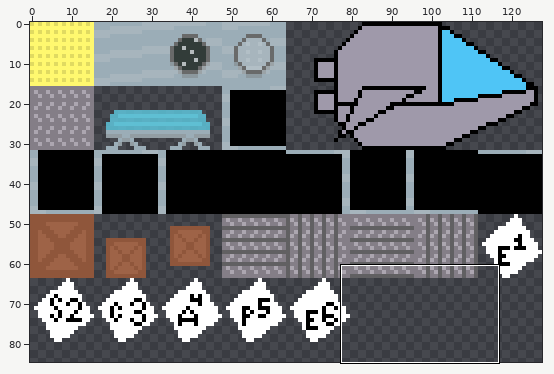
Two versions of one sprite sheet, assets/sprites/CC_shipSheet_001.png. Above, an overview of the earlier version with the close-up marked.
Close-up. Before:
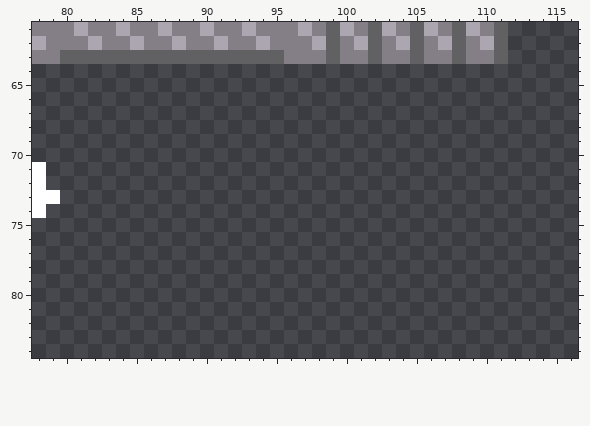
The file is 512x512 pixels, drawn in blocks of 4x4; one block is one cell here. Shown: x 78..116, y 61..84. The wide view leaves out empty margins.
After:
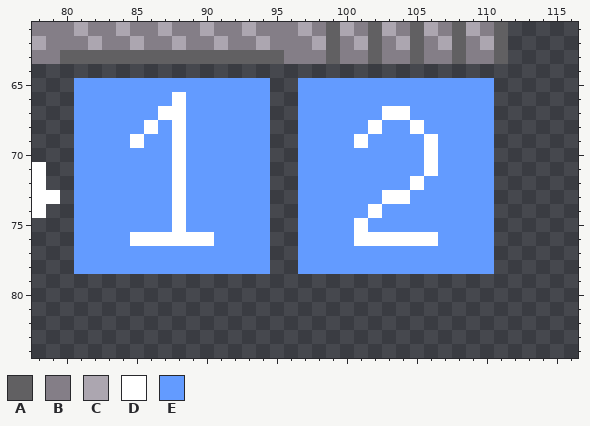
Palette (. is transparent): A #616062  B #847e87  C #aca6b0  D #ffffff  E #639bff
The edit:
Changed rows in their new state; - is an unchanged pixel.
first column x 81:
65 EEEEEEEEEEEEEE--EEEEEEEEEEEEEE
66 EEEEEEEDEEEEEE--EEEEEEEEEEEEEE
67 EEEEEEDDEEEEEE--EEEEEEDDEEEEEE
68 EEEEEDEDEEEEEE--EEEEEDEEDEEEEE
69 EEEEDEEDEEEEEE--EEEEDEEEEDEEEE
70 EEEEEEEDEEEEEE--EEEEEEEEEDEEEE
71 EEEEEEEDEEEEEE--EEEEEEEEEDEEEE
72 EEEEEEEDEEEEEE--EEEEEEEEDEEEEE
73 EEEEEEEDEEEEEE--EEEEEEDDEEEEEE
74 EEEEEEEDEEEEEE--EEEEEDEEEEEEEE
75 EEEEEEEDEEEEEE--EEEEDEEEEEEEEE
76 EEEEDDDDDDEEEE--EEEEDDDDDDEEEE
77 EEEEEEEEEEEEEE--EEEEEEEEEEEEEE
78 EEEEEEEEEEEEEE--EEEEEEEEEEEEEE
Where, in picture pixels (left, top, right, bottom), the same in both close-ups:
added: (74, 78, 494, 274)
